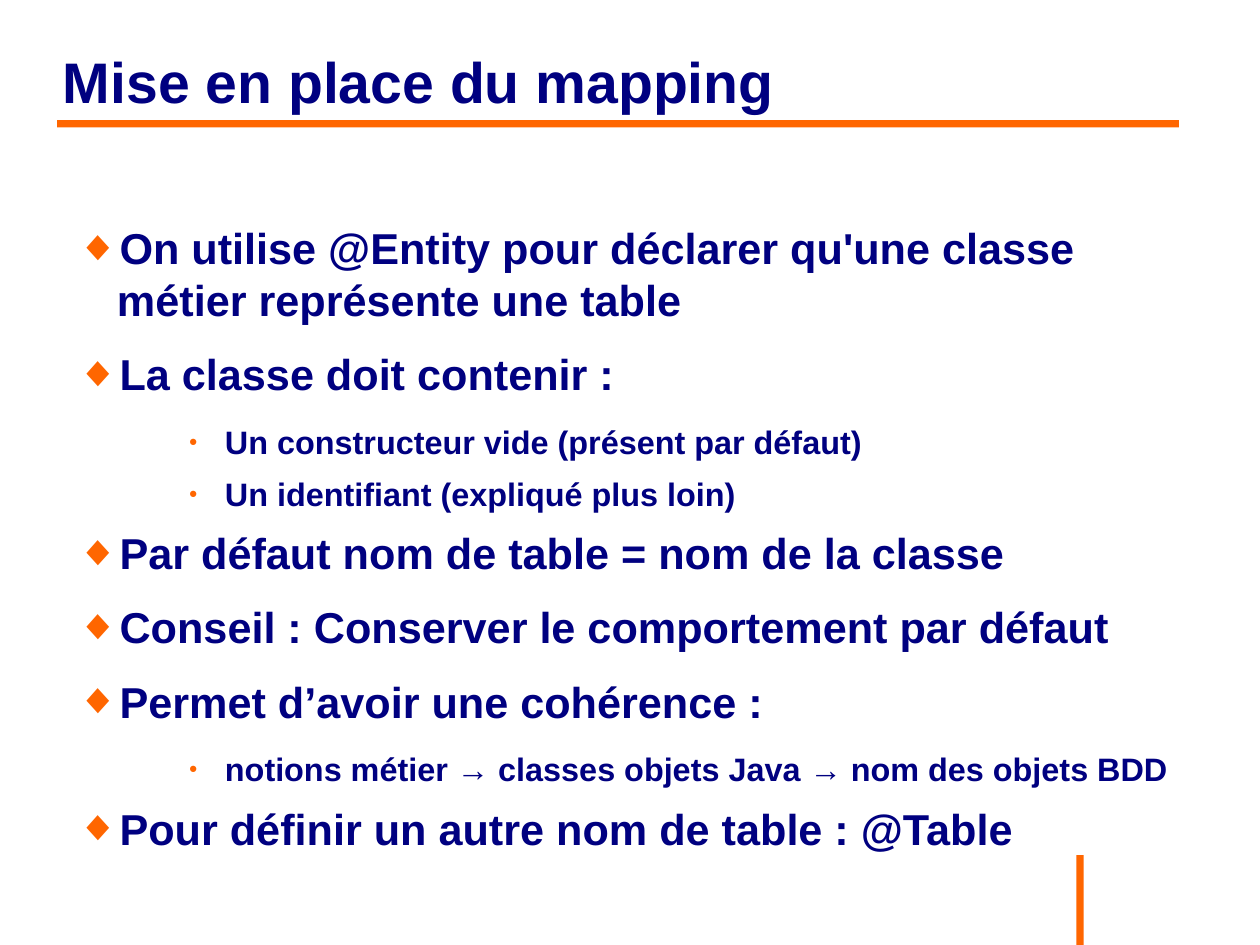
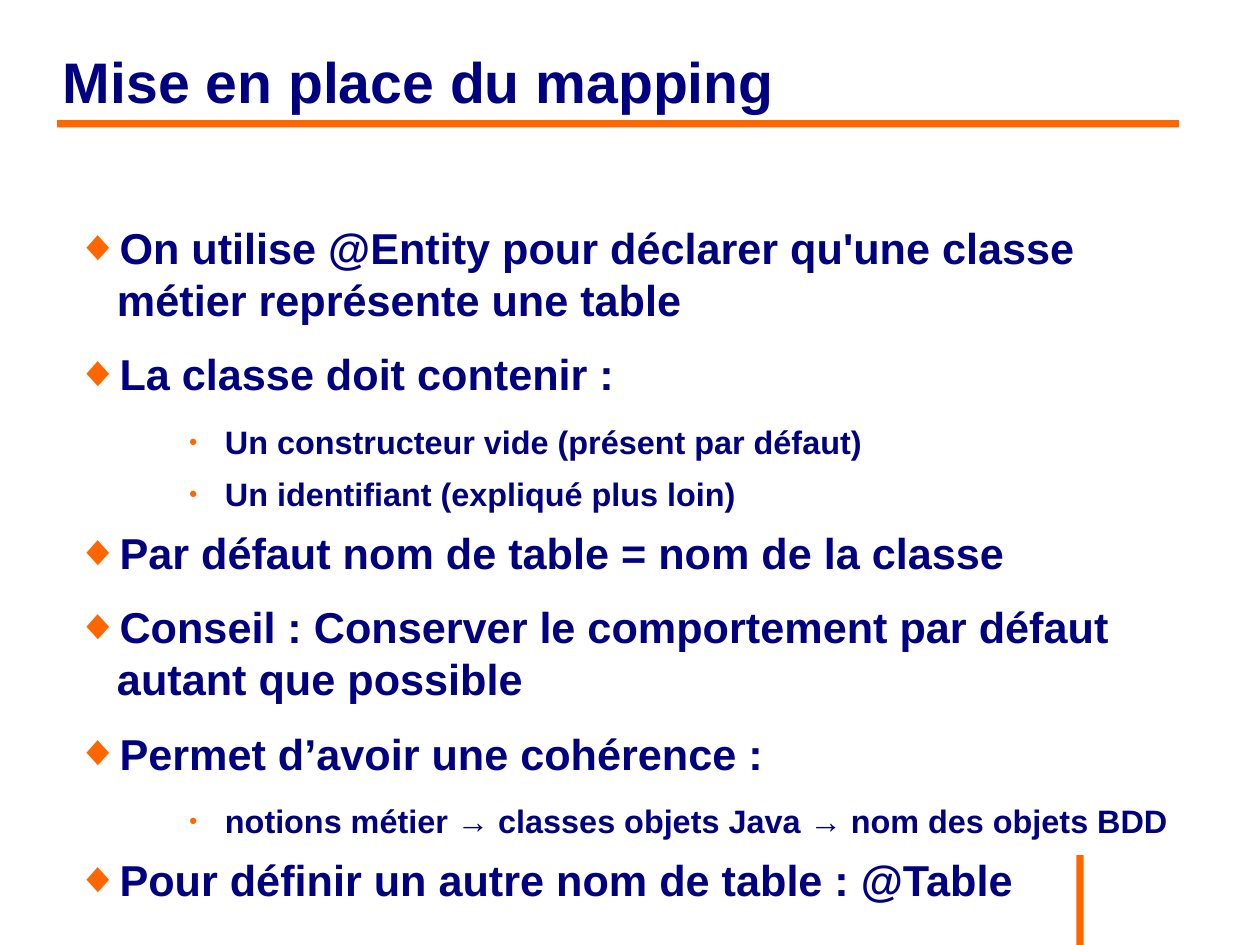
Before and after one commit to philphils/formation-hibernate-basique, a slide deck: slide 22 of Documentation/diapo_formation_hibernate.odp (slide 21 before the commit). Drawn at 1260x945 pixels with LibreOffice and Linux fonts; fonts in the diff are those of the drawing; background and template pictures are left out. Boxes give left, top, right and bottom in pixels: in the first picture for what was removed or moved away, otherwise in the second. Text is boxed around its words. In the diff, an @@ line names an element or a change of style, - is before the commit and + after.

```diff
--- a/Documentation/diapo_formation_hibernate.odp
+++ b/Documentation/diapo_formation_hibernate.odp
@@ text at (117, 611, 1109, 704): text changed @@
-◆ Conseil : Conserver le comportement par défaut
+◆ Conseil : Conserver le comportement par défaut autant que possible
```
Also in this commit, not shown: 26 other slides changed, 2 slides added, 1 slide removed.
